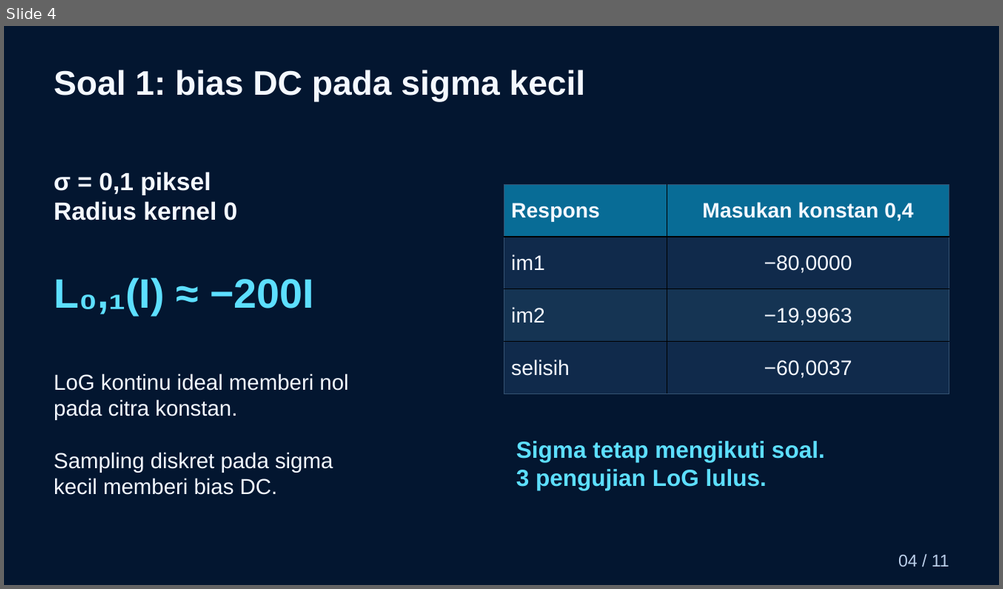
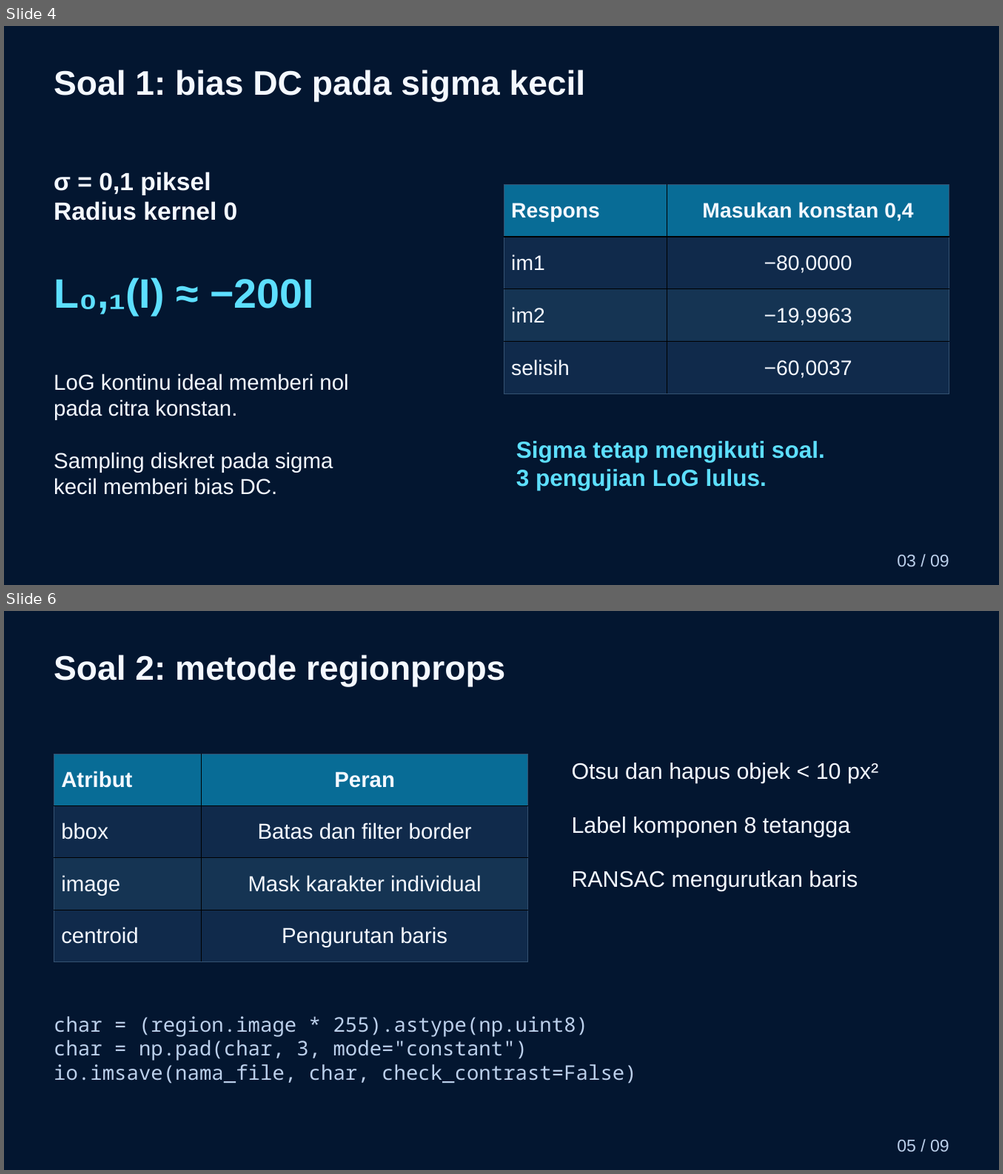
Before and after one commit to Bambang-code/uts-pcd-kelompok-9, a slide deck: laporan/ppt/presentasi-uts-pcd-kelompok-9-biru.pptx. Shown one above the other, each under a label of ours: slide 4 before the commit, slides 4 and 6 after it; the slides between them are not shown. The pictures are 1003x589 and 1003x1174 pixels, drawn with LibreOffice and Linux fonts; fonts in the diff are those of the drawing; background and template pictures are left out. Boxes give left, top, right and bottom in pixels: in the first picture for what was removed or moved away, otherwise in the second. Text is boxed around its words. In the diff, an @@ line names an element or a change of style, - is before the commit and + after.

```diff
--- a/laporan/ppt/presentasi-uts-pcd-kelompok-9-biru.pptx
+++ b/laporan/ppt/presentasi-uts-pcd-kelompok-9-biru.pptx
@@ slide 6 added at [4, 611, 999, 1170], background picture (left out) @@
@@ text added at [54, 655, 505, 687], 33 pt, text #F4F8FF, bold @@
+Soal 2: metode regionprops
@@ table added at [54, 755, 529, 963], 4 rows, 2 columns @@
+Atribut | Peran
+bbox | Batas dan filter border
+image | Mask karakter individual
+centroid | Pengurutan baris
@@ text added at [572, 763, 878, 891], 21.8 pt, text #F4F8FF @@
+Otsu dan hapus objek < 10 px²
+Label komponen 8 tetangga
+RANSAC mengurutkan baris
@@ text added at [54, 1017, 637, 1084], 19.5 pt, text #BCD0EB @@
+char = (region.image * 255).astype(np.uint8)
+char = np.pad(char, 3, mode="constant")
+io.imsave(nama_file, char, check_contrast=False)
@@ text added at [896, 1140, 949, 1152], 16.5 pt, text #BCD0EB @@
+05 / 09
@@ slide 4 changed as well @@
@@ text at [896, 555, 949, 567]: text changed @@
-04 / 11
+03 / 09
```
Also in this commit, not shown: 7 other slides changed, 2 other slides added, 3 slides removed, 33 other files.
